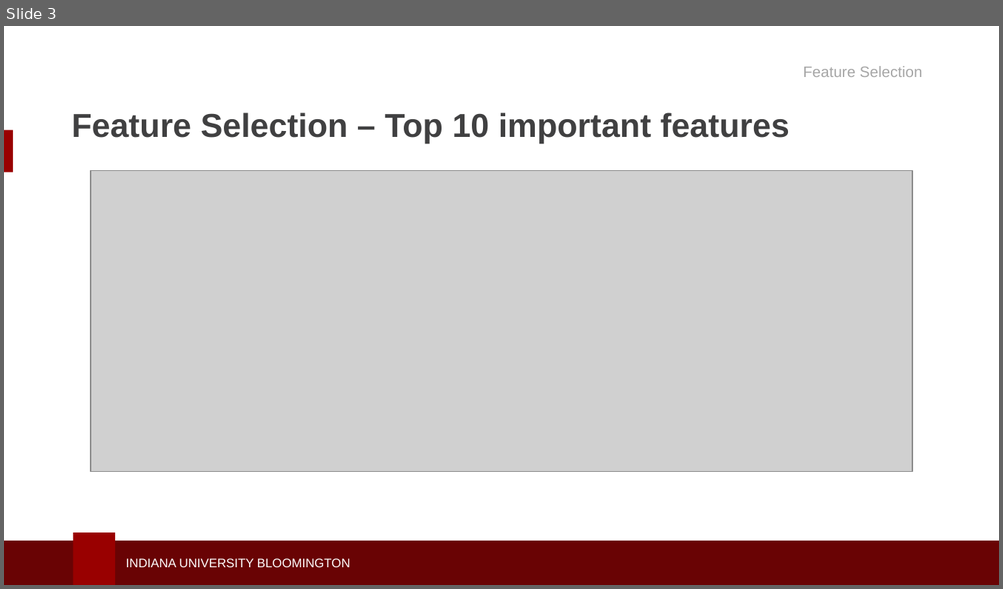
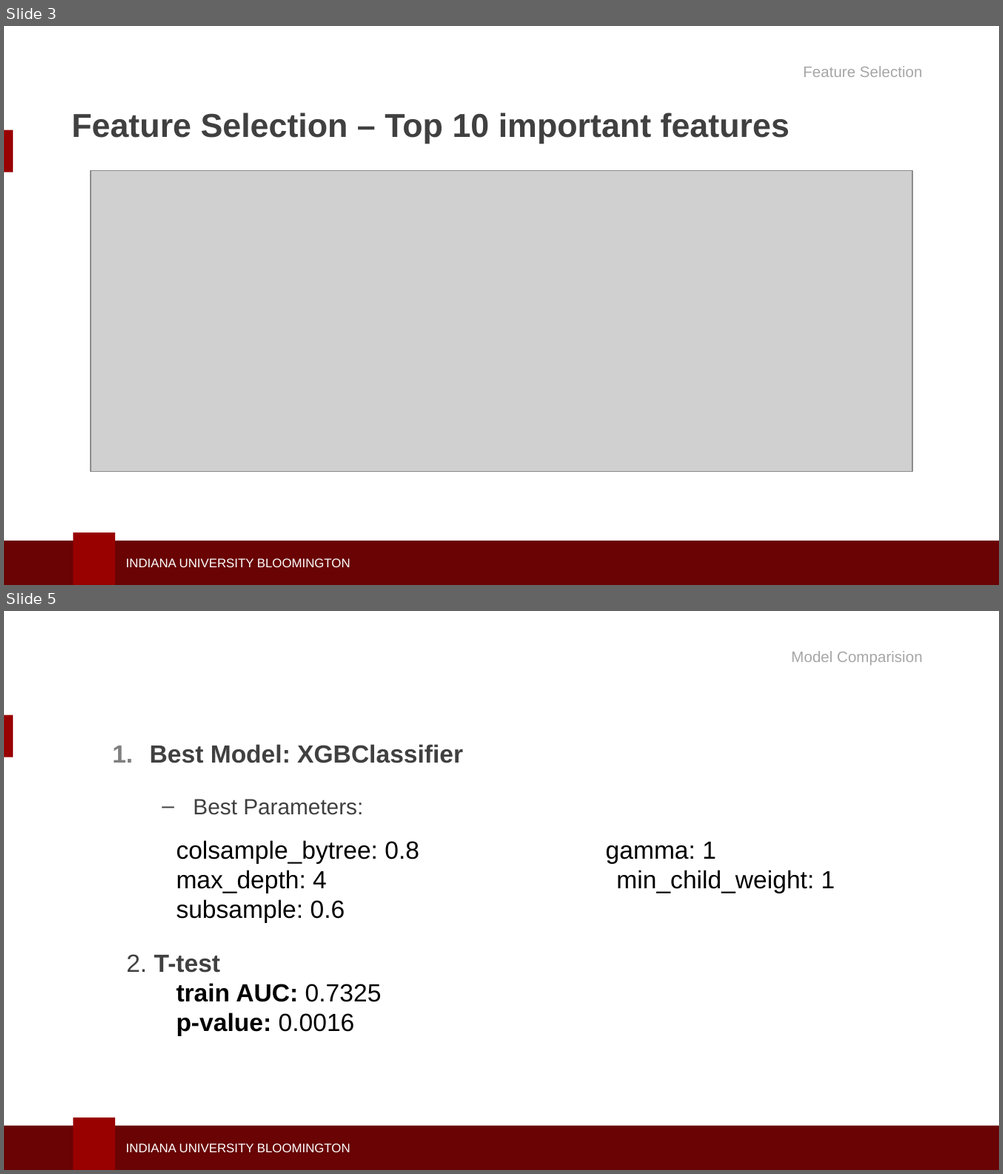
Before and after one commit to xgu1-ds/Machine-Learning-Home-Credit-Default-Risk-HCDR-, a slide deck: Phase-2/Project_Phase-2_Slides_Mallik.pptx. Shown one above the other, each under a label of ours: slide 3 before the commit, slides 3 and 5 after it; the slides between them are not shown. The pictures are 1003x589 and 1003x1174 pixels, drawn with LibreOffice and Linux fonts; fonts in the diff are those of the drawing; grey boxes stand for pictures; background and template pictures are left out. Boxes give left, top, right and bottom in pixels: in the first picture for what was removed or moved away, otherwise in the second. Text is boxed around its words. In the diff, an @@ line names an element or a change of style, - is before the commit and + after.

```diff
--- a/Phase-2/Project_Phase-2_Slides_Mallik.pptx
+++ b/Phase-2/Project_Phase-2_Slides_Mallik.pptx
@@ slide 5 added at box(4, 611, 999, 1170), background #FFFFFF; not listed: 4 template elements that a slide beside it also shows @@
@@ text added at box(791, 651, 922, 665), 11 pt, text #A6A6A6 @@
+Model Comparision
@@ text added at box(150, 744, 463, 815), 18 pt, text #404041, bold @@
+1. Best Model: XGBClassifier
+  – Best Parameters:
@@ text added at box(176, 840, 835, 893), 18 pt, text #000000 @@
+    colsample_bytree: 0.8 gamma: 1
+    max_depth: 4 min_child_weight: 1
+    subsample: 0.6
@@ text added at box(126, 954, 381, 1036), 18 pt, text #000000, bold @@
+2. T-test
+train AUC: 0.7325
+p-value: 0.0016
```
Also in this commit, not shown: 1 other slide added.
